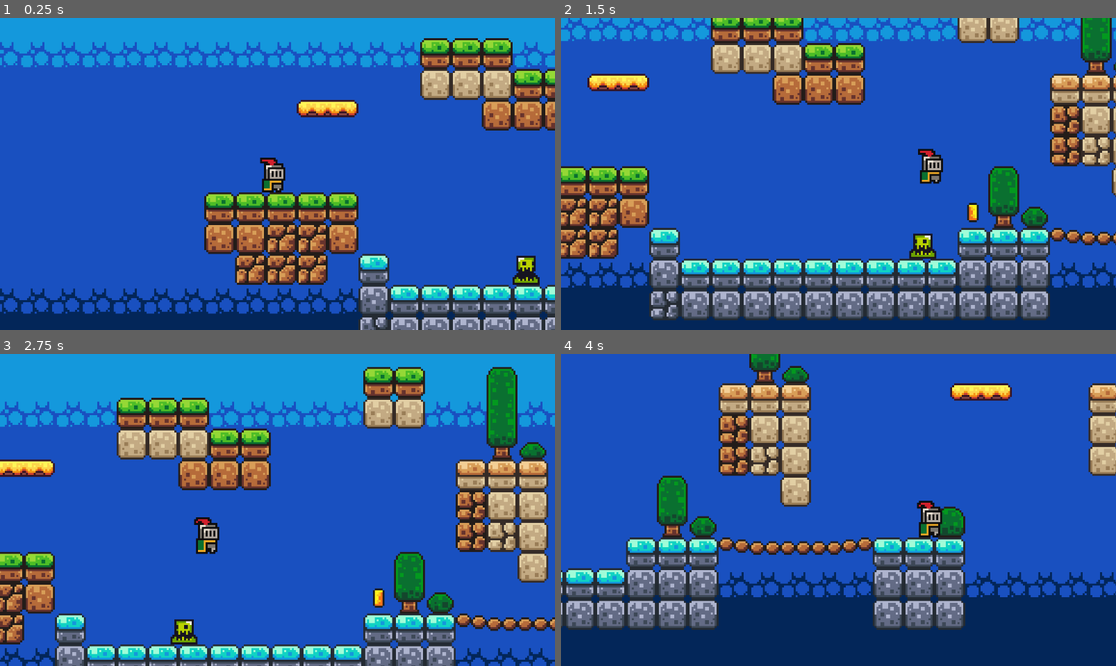
Above: before the commit, frames 1-4 (two rows, left to right).
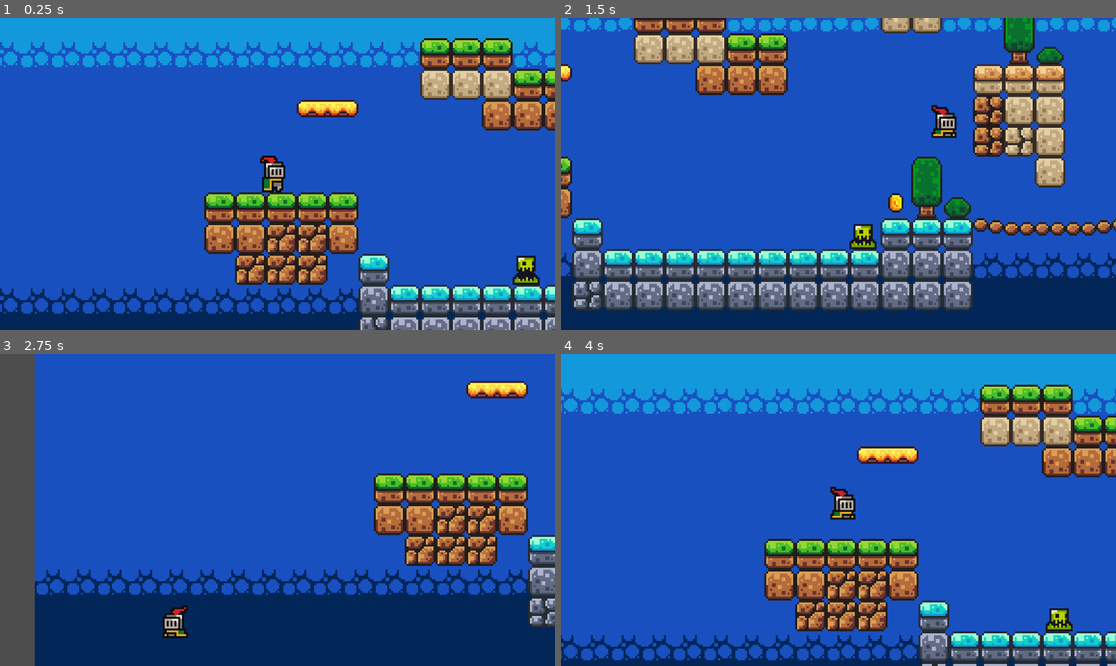
Above: after the commit, the same moments.

Repository: rans0000/godot4-tuts
Game: Godot game, scene res://scenes/game.tscn
The game is run twice, just before and just after one commit, with the same random seed, the same clock (stepped at 60 frames per second) and the same inputs.
Inputs:
- Up to frame 1 (0.25 s): no input
- Up to frame 2 (1.5 s): tap Enter (ui_accept) at 0.5, 0.6 s; hold Right (ui_right) from 0.53 s (still down); tap Space (jump, bound only after the commit) at 0.77, 0.8, 1.07, 1.35 s
- Up to frame 3 (2.75 s): tap Space (jump, bound only after the commit) at 1.52, 1.82, 2.3 s; tap Enter (ui_accept) at 1.55, 2.1 s; release Right (ui_right) at 2.03 s; hold Left (ui_left) from 2.03 s (still down)
- Up to frame 4 (4 s): release Left (ui_left) at 2.78 s; hold Right (ui_right) from 2.78 s (still down); tap Enter (ui_accept) at 2.85 s; tap Space (jump, bound only after the commit) at 3.02, 3.32, 3.6, 3.77 s

The runs differ from the first frame. In frame 1, 0.2% of the frame differs, in the area x 47-52%, y 44-55%; in frame 2, 51%; in frame 3, 66%, in the area x 0-100%, y 0-100%; in frame 4, 59%.

Commit message:
add jump, run and idle animation to the player

Diff:
--- a/project.godot
+++ b/project.godot
@@ -15,6 +15,26 @@
 config/features=PackedStringArray("4.4", "Forward Plus")
 config/icon="res://icon.svg"
 
+[input]
+
+jump={
+"deadzone": 0.2,
+"events": [null, Object(InputEventKey,"resource_local_to_scene":false,"resource_name":"","device":0,"window_id":0,"alt_pressed":false,"shift_pressed":false,"ctrl_pressed":false,"meta_pressed":false,"pressed":false,"keycode":0,"physical_keycode":32,"key_label":0,"unicode":0,"location":0,"echo":false,"script":null)
+]
+}
+move_left={
+"deadzone": 0.2,
+"events": [Object(InputEventKey,"resource_local_to_scene":false,"resource_name":"","device":-1,"window_id":0,"alt_pressed":false,"shift_pressed":false,"ctrl_pressed":false,"meta_pressed":false,"pressed":false,"keycode":0,"physical_keycode":65,"key_label":0,"unicode":97,"location":0,"echo":false,"script":null)
+, Object(InputEventKey,"resource_local_to_scene":false,"resource_name":"","device":-1,"window_id":0,"alt_pressed":false,"shift_pressed":false,"ctrl_pressed":false,"meta_pressed":false,"pressed":false,"keycode":0,"physical_keycode":4194319,"key_label":0,"unicode":0,"location":0,"echo":false,"script":null)
+]
+}
+move_right={
+"deadzone": 0.2,
+"events": [Object(InputEventKey,"resource_local_to_scene":false,"resource_name":"","device":-1,"window_id":0,"alt_pressed":false,"shift_pressed":false,"ctrl_pressed":false,"meta_pressed":false,"pressed":false,"keycode":0,"physical_keycode":68,"key_label":0,"unicode":100,"location":0,"echo":false,"script":null)
+, Object(InputEventKey,"resource_local_to_scene":false,"resource_name":"","device":-1,"window_id":0,"alt_pressed":false,"shift_pressed":false,"ctrl_pressed":false,"meta_pressed":false,"pressed":false,"keycode":0,"physical_keycode":4194321,"key_label":0,"unicode":0,"location":0,"echo":false,"script":null)
+]
+}
+
 [rendering]
 
 textures/canvas_textures/default_texture_filter=0
--- a/scenes/player.tscn
+++ b/scenes/player.tscn
@@ -19,6 +19,74 @@
 atlas = ExtResource("1_3vyb7")
 region = Rect2(96, 0, 32, 32)
 
+[sub_resource type="AtlasTexture" id="AtlasTexture_tuyoq"]
+atlas = ExtResource("1_3vyb7")
+region = Rect2(64, 224, 32, 32)
+
+[sub_resource type="AtlasTexture" id="AtlasTexture_fjrip"]
+atlas = ExtResource("1_3vyb7")
+region = Rect2(0, 64, 32, 32)
+
+[sub_resource type="AtlasTexture" id="AtlasTexture_smehm"]
+atlas = ExtResource("1_3vyb7")
+region = Rect2(32, 64, 32, 32)
+
+[sub_resource type="AtlasTexture" id="AtlasTexture_ur7pv"]
+atlas = ExtResource("1_3vyb7")
+region = Rect2(64, 64, 32, 32)
+
+[sub_resource type="AtlasTexture" id="AtlasTexture_y4r1p"]
+atlas = ExtResource("1_3vyb7")
+region = Rect2(96, 64, 32, 32)
+
+[sub_resource type="AtlasTexture" id="AtlasTexture_d2wvv"]
+atlas = ExtResource("1_3vyb7")
+region = Rect2(128, 64, 32, 32)
+
+[sub_resource type="AtlasTexture" id="AtlasTexture_3v2ag"]
+atlas = ExtResource("1_3vyb7")
+region = Rect2(160, 64, 32, 32)
+
+[sub_resource type="AtlasTexture" id="AtlasTexture_jej6c"]
+atlas = ExtResource("1_3vyb7")
+region = Rect2(192, 64, 32, 32)
+
+[sub_resource type="AtlasTexture" id="AtlasTexture_f1ej7"]
+atlas = ExtResource("1_3vyb7")
+region = Rect2(224, 64, 32, 32)
+
+[sub_resource type="AtlasTexture" id="AtlasTexture_oprun"]
+atlas = ExtResource("1_3vyb7")
+region = Rect2(0, 96, 32, 32)
+
+[sub_resource type="AtlasTexture" id="AtlasTexture_a8ls1"]
+atlas = ExtResource("1_3vyb7")
+region = Rect2(32, 96, 32, 32)
+
+[sub_resource type="AtlasTexture" id="AtlasTexture_qfm1y"]
+atlas = ExtResource("1_3vyb7")
+region = Rect2(64, 96, 32, 32)
+
+[sub_resource type="AtlasTexture" id="AtlasTexture_fulsm"]
+atlas = ExtResource("1_3vyb7")
+region = Rect2(96, 96, 32, 32)
+
+[sub_resource type="AtlasTexture" id="AtlasTexture_4r5pv"]
+atlas = ExtResource("1_3vyb7")
+region = Rect2(128, 96, 32, 32)
+
+[sub_resource type="AtlasTexture" id="AtlasTexture_60mlk"]
+atlas = ExtResource("1_3vyb7")
+region = Rect2(160, 96, 32, 32)
+
+[sub_resource type="AtlasTexture" id="AtlasTexture_i4ail"]
+atlas = ExtResource("1_3vyb7")
+region = Rect2(192, 96, 32, 32)
+
+[sub_resource type="AtlasTexture" id="AtlasTexture_a38lo"]
+atlas = ExtResource("1_3vyb7")
+region = Rect2(224, 96, 32, 32)
+
 [sub_resource type="SpriteFrames" id="SpriteFrames_tuyoq"]
 animations = [{
 "frames": [{
@@ -37,6 +105,67 @@
 "loop": true,
 "name": &"idle",
 "speed": 10.0
+}, {
+"frames": [{
+"duration": 1.0,
+"texture": SubResource("AtlasTexture_tuyoq")
+}],
+"loop": true,
+"name": &"jump",
+"speed": 5.0
+}, {
+"frames": [{
+"duration": 1.0,
+"texture": SubResource("AtlasTexture_fjrip")
+}, {
+"duration": 1.0,
+"texture": SubResource("AtlasTexture_smehm")
+}, {
+"duration": 1.0,
+"texture": SubResource("AtlasTexture_ur7pv")
+}, {
+"duration": 1.0,
+"texture": SubResource("AtlasTexture_y4r1p")
+}, {
+"duration": 1.0,
+"texture": SubResource("AtlasTexture_d2wvv")
+}, {
+"duration": 1.0,
+"texture": SubResource("AtlasTexture_3v2ag")
+}, {
+"duration": 1.0,
+"texture": SubResource("AtlasTexture_jej6c")
+}, {
+"duration": 1.0,
+"texture": SubResource("AtlasTexture_f1ej7")
+}, {
+"duration": 1.0,
+"texture": SubResource("AtlasTexture_oprun")
+}, {
+"duration": 1.0,
+"texture": SubResource("AtlasTexture_a8ls1")
+}, {
+"duration": 1.0,
+"texture": SubResource("AtlasTexture_qfm1y")
+}, {
+"duration": 1.0,
+"texture": SubResource("AtlasTexture_fulsm")
+}, {
+"duration": 1.0,
+"texture": SubResource("AtlasTexture_4r5pv")
+}, {
+"duration": 1.0,
+"texture": SubResource("AtlasTexture_60mlk")
+}, {
+"duration": 1.0,
+"texture": SubResource("AtlasTexture_i4ail")
+}, {
+"duration": 1.0,
+"texture": SubResource("AtlasTexture_a38lo")
+}],
+"loop": true,
+"name": &"run",
+"speed": 10.0
 }]
 
 [sub_resource type="CircleShape2D" id="CircleShape2D_fjrip"]
@@ -49,9 +178,8 @@
 [node name="AnimatedSprite2D" type="AnimatedSprite2D" parent="."]
 position = Vector2(0, -12)
 sprite_frames = SubResource("SpriteFrames_tuyoq")
-animation = &"idle"
-autoplay = "idle"
-frame_progress = 0.651754
+animation = &"jump"
+autoplay = "run"
 
 [node name="CollisionShape2D" type="CollisionShape2D" parent="."]
 z_index = 5
--- a/scripts/player.gd
+++ b/scripts/player.gd
@@ -3,6 +3,7 @@
 
 const SPEED = 310.0
 const JUMP_VELOCITY = -350.0
+@onready var animated_sprite: AnimatedSprite2D = $AnimatedSprite2D
 
 
 func _physics_process(delta: float) -> void:
@@ -11,12 +12,25 @@
 		velocity += get_gravity() * delta
 
 	# Handle jump.
-	if Input.is_action_just_pressed("ui_accept") and is_on_floor():
+	if Input.is_action_just_pressed("jump") and is_on_floor():
 		velocity.y = JUMP_VELOCITY
 
-	# Get the input direction and handle the movement/deceleration.
-	# As good practice, you should replace UI actions with custom gameplay actions.
-	var direction := Input.get_axis("ui_left", "ui_right")
+	var direction := Input.get_axis("move_left", "move_right")
+
+	if direction > 0:
+		animated_sprite.flip_h = false
+	elif  direction < 0:
+		animated_sprite.flip_h = true
+
+	#play animations
+	if(is_on_floor()):
+		if(direction == 0):
+			animated_sprite.play("idle")
+		else:
+			animated_sprite.play("run")
+	else:
+		animated_sprite.play("jump")
+
 	if direction:
 		velocity.x = direction * SPEED
 	else:
Not shown: 1 places in scenes/player.tscn that only renumber resources
